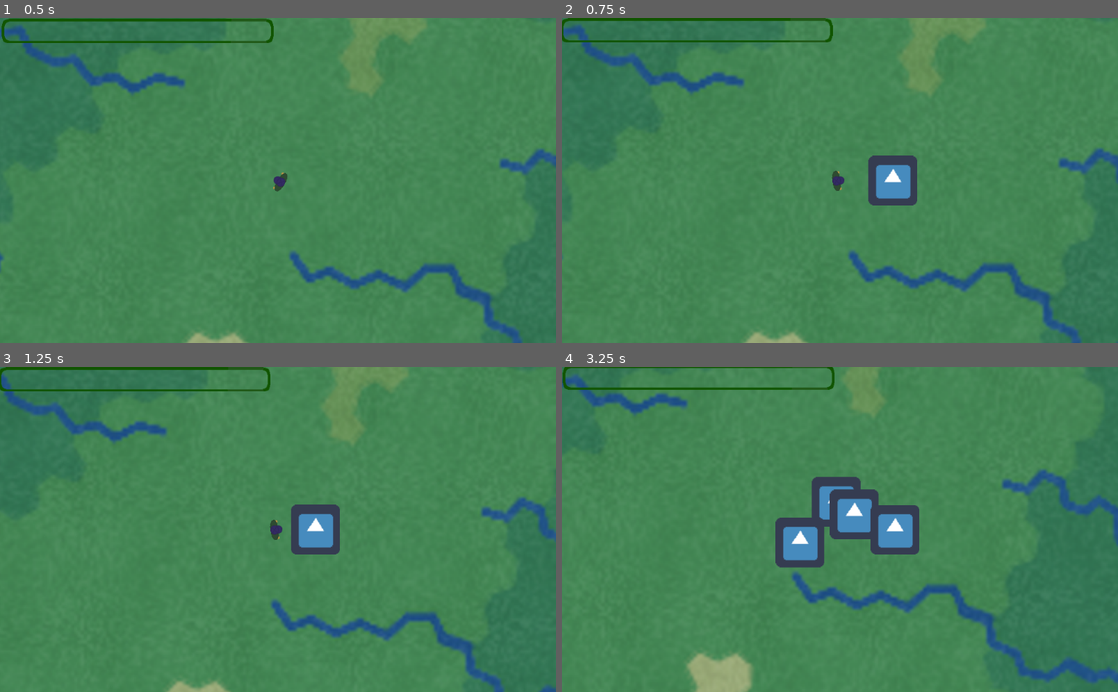
Above: before the commit, frames 1-4 (two rows, left to right).
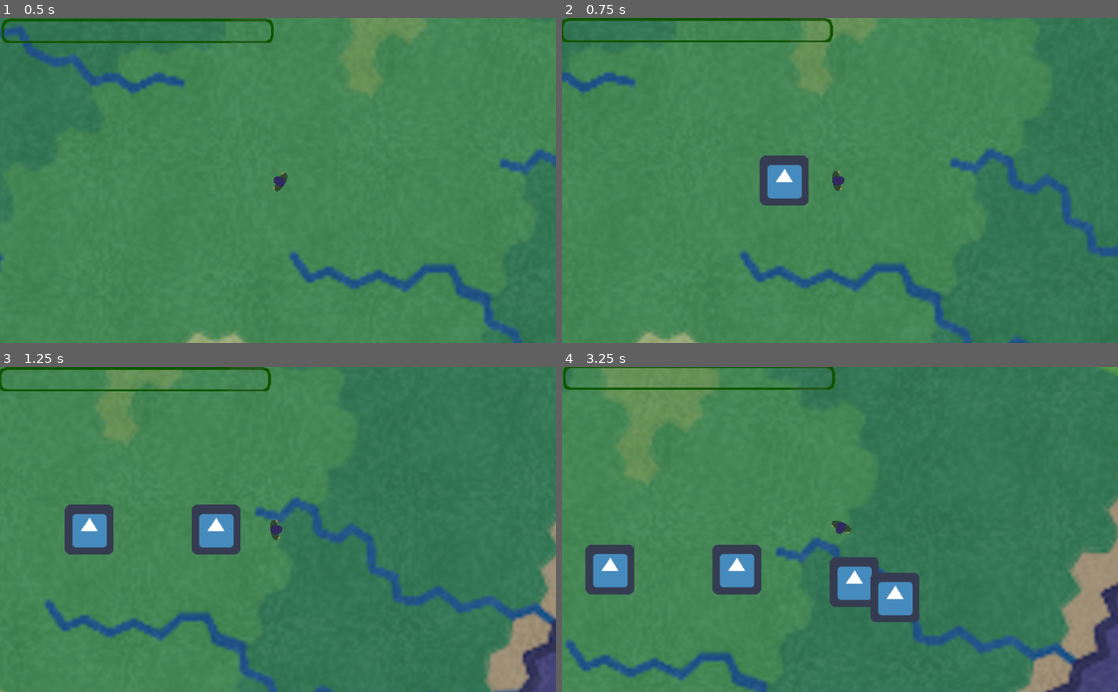
Above: after the commit, the same moments.

Repository: 32BitFlame/capstone-2019
Game: Godot game, scene res://TestRoom.tscn
Two runs of this game, one before a commit and one after it. Both use one fixed random seed, a clock stepped at 60 frames per second and the inputs below. The engine's default icon, where the game draws it, is replaced by a stand-in: a white triangle on a blue panel in a dark square.
Inputs (mouse positions are in pixels of both pictures, inside the frame that each line leads up to):
- Up to frame 1 (0.5 s): no input
- Up to frame 2 (0.75 s): tap Enter (ui_accept) at 0.5 s; move the mouse to (962, 164) at 0.52 s; hold D (ui_right) from 0.53 s (still down); hold Shift (sprint) from 0.53 s (still down)
- Up to frame 3 (1.25 s): keep holding D (ui_right); keep holding Shift (sprint); tap Enter (ui_accept) at 0.77 s
- Up to frame 4 (3.25 s): move the mouse to (728, 545) at 1.27 s; release D (ui_right) at 1.28 s; release Shift (sprint) at 1.28 s; hold S (ui_down) 1.28-2.03 s; click (728, 545) at 1.35 s; tap Enter (ui_accept) at 1.52, 3.02 s; tap Shift (sprint) at 1.55, 2.3, 3.05 s; move the mouse to (895, 458) at 2.02 s; hold D (ui_right) 2.03-2.78 s; hold E (get_weapon) 2.03-2.78 s; move the mouse to (812, 594) at 2.77 s; hold W (ui_up) from 2.78 s (still down); right-click (812, 594) at 2.85 s

Frame 1 is identical in both runs. In frame 2, 13% of the frame differs, in the area x 0-100%, y 0-100%; in frame 3, 18%; in frame 4, 25%.

Commit message:
fdsafasd
sdffsdf

Diff:
--- a/TestRoom.tscn
+++ b/TestRoom.tscn
@@ -19,6 +19,8 @@
 
 [node name="Player" parent="." instance=ExtResource( 5 )]
 position = Vector2( 1322.51, -1686.91 )
+walk_speed = 500.0
+sprint_speed = 1000.0
 tired_speed = 100.0
 sprint_timer = 125
 sprint_timer_diff = 5
